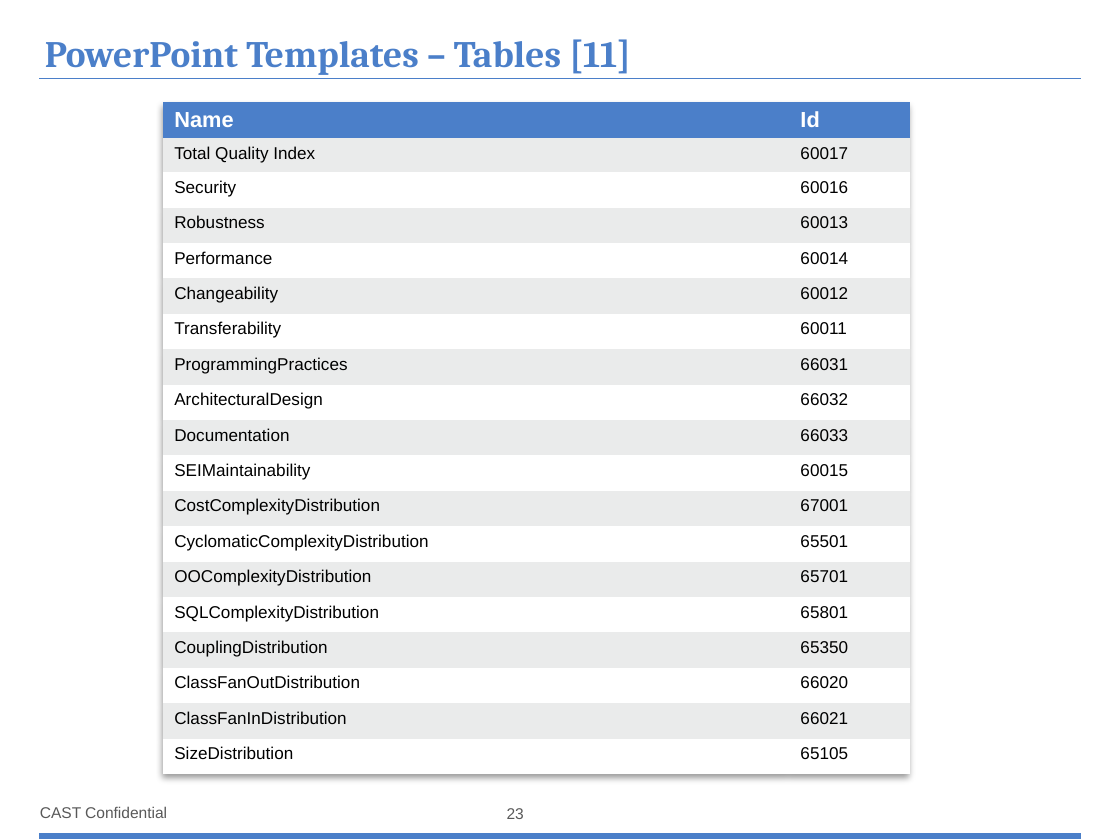
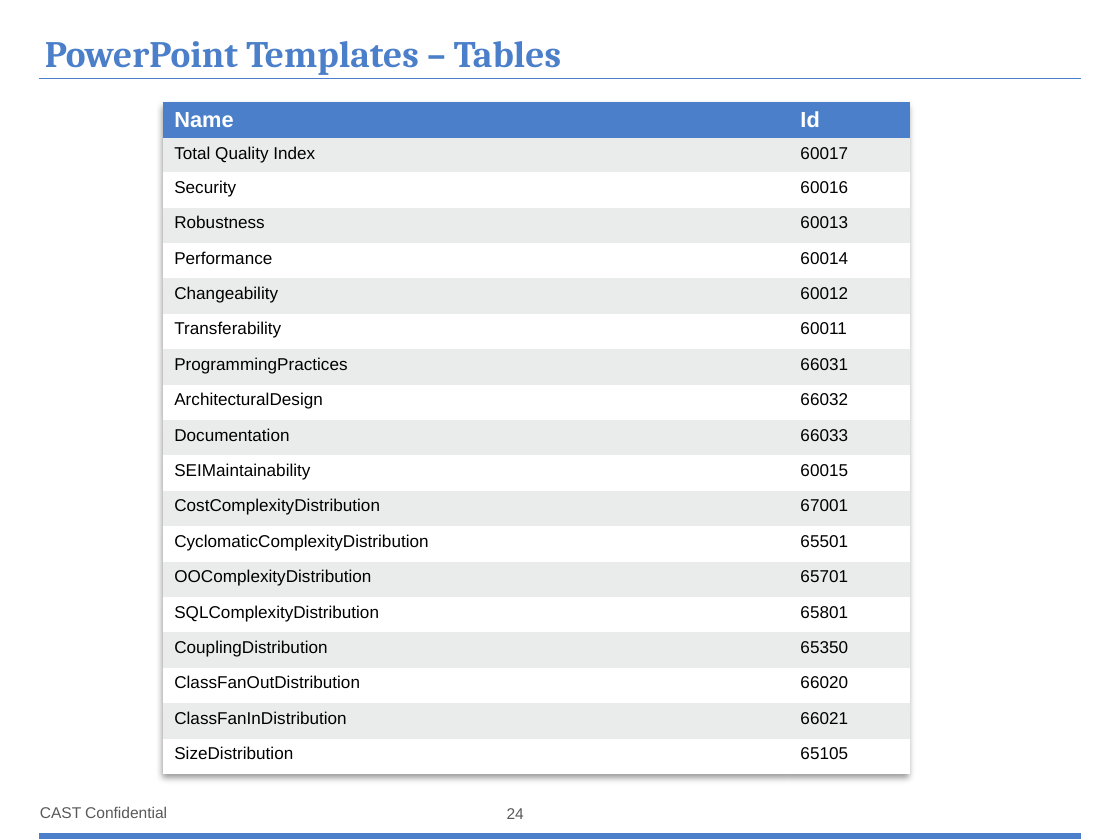
Before and after one commit to CAST-projects/ReportGenerator, a slide deck: slide 24 of CastReporting.Reporting/PortfolioTemplatesFiles/1- Portfolio-Powerpoint-components-library.pptx (slide 23 before the commit). Drawn at 1120x840 pixels with LibreOffice and Linux fonts; fonts in the diff are those of the drawing; background and template pictures are left out. Boxes give left, top, right and bottom in pixels: in the first picture for what was removed or moved away, otherwise in the second. Text is boxed around its words. In the diff, an @@ line names an element or a change of style, - is before the commit and + after.

```diff
--- a/CastReporting.Reporting/PortfolioTemplatesFiles/1- Portfolio-Powerpoint-components-library.pptx
+++ b/CastReporting.Reporting/PortfolioTemplatesFiles/1- Portfolio-Powerpoint-components-library.pptx
@@ title at [45, 41, 561, 75]: text changed @@
-PowerPoint Templates – Tables [11]
+PowerPoint Templates – Tables
@@ page number at [507, 808, 524, 819]: text changed @@
-23
+24
```
Also in this commit, not shown: 12 other slides changed, 1 slide added.
